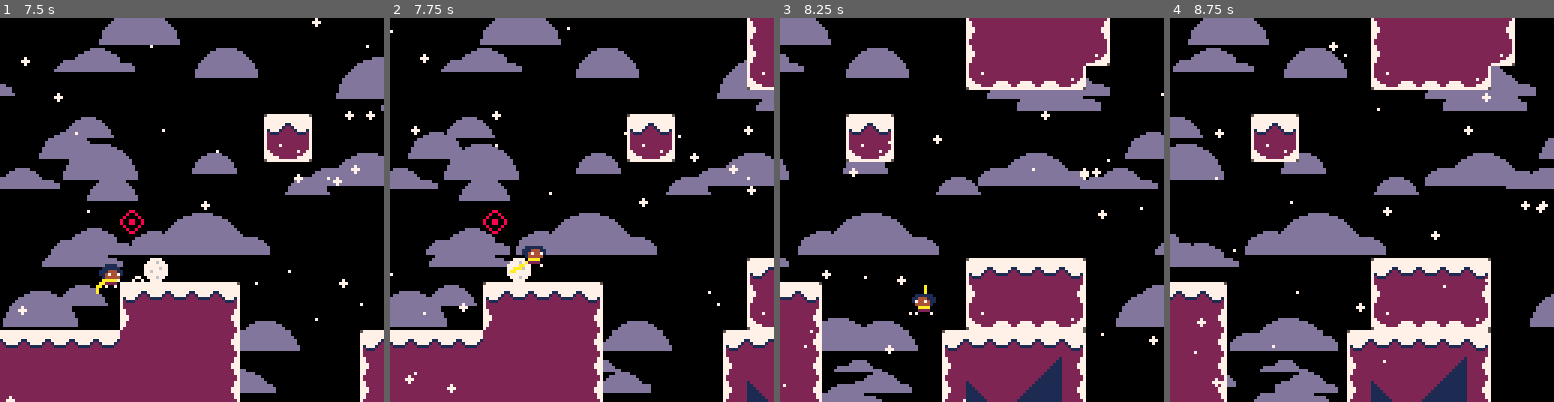
Above: before the commit, frames 1-4 (left to right).
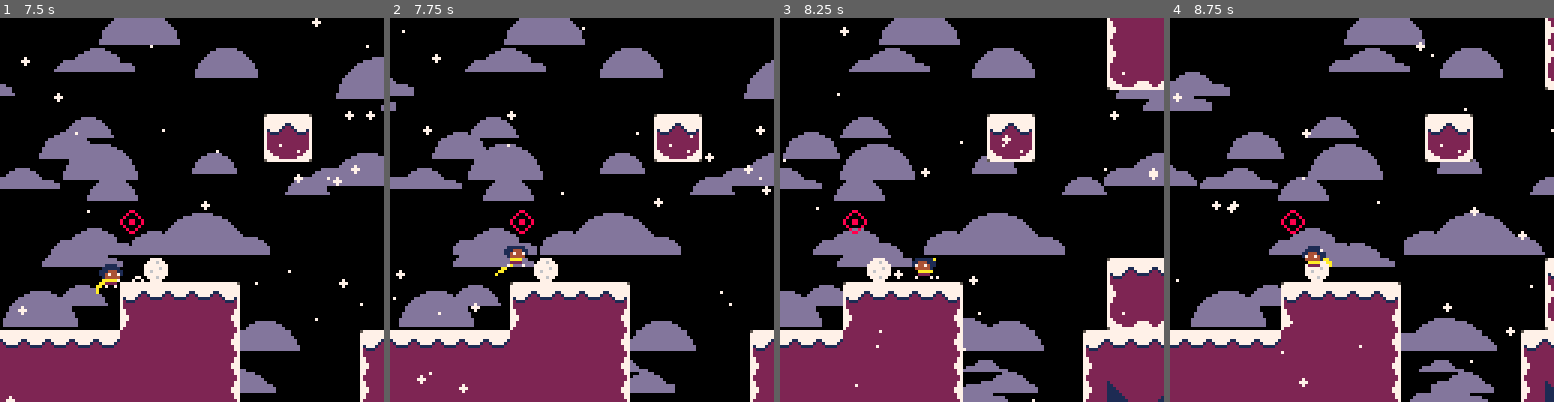
Above: after the commit, the same moments.

Repository: ExOK/Celeste2
Game: PICO-8 cartridge 0.p8
Same seed, same stepped clock (60 frames per second), same inputs: the game is played once before the commit and once after it.
Inputs:
- Up to frame 1 (7.5 s): tap X (X key) at 0.33, 1.07, 1.85, 2.97, 4.08, 5.2, 6.32, 7.43 s; tap O (Z key) at 0.7, 1.7, 2.1, 2.5, 2.9, 3.3, 3.7, 4.1, 4.5, 4.9, 5.3, 5.7, 6.1, 6.5, 6.9, 7.3 s; hold Right 1.6-2.1 s; hold Up 2.15-2.42 s; hold Right 2.47-3.03 s; hold Left 3.08-3.58 s; hold Down 3.63-3.97 s; hold Right 4.02-4.68 s; hold Up 4.73-5.03 s; hold Left 5.08-5.68 s; hold Down 5.73-6.03 s; hold Right 6.08-6.58 s; hold Right 6.63-7.13 s; hold Up 7.18-7.45 s
- Up to frame 2 (7.75 s): hold Right from 7.5 s (still down); tap O (Z key) at 7.7 s
- Up to frame 3 (8.25 s): release Right at 8.07 s; tap O (Z key) at 8.1 s; hold Left from 8.12 s (still down)
- Up to frame 4 (8.75 s): tap O (Z key) at 8.5 s; tap X (X key) at 8.55 s; release Left at 8.62 s; hold Down from 8.67 s (still down)

Frame 1 is identical in both runs. In frame 2, 25% of the frame differs, in the area x 0-100%, y 0-100%; in frame 3, 60%; in frame 4, 56%.

Commit message:
Setting up grapple stuff

Diff:
--- a/player.lua
+++ b/player.lua
@@ -65,12 +65,6 @@
 	for o in all(objects) do
 		if (o.grapple_mode != 0 and o:contains(x, y)) then
 			self.grapple_hit = o
-
-			if (o.grapple_mode == 2) then
-				self.grapple_x = o.x + 4
-				self.grapple_y = o.y + 4
-			end
-
 			return 1
 		end
 	end
@@ -264,10 +258,17 @@
 		-- grapple movement
 		for i = 1, 12 do
 			local hit = self:grapple_check(self.grapple_x + self.grapple_dir, self.grapple_y)
+			local mode = self.grapple_hit and self.grapple_hit.grapple_mode or 0
+
 			if (hit == 0) then
 				self.grapple_x += self.grapple_dir
 			elseif (hit == 1) then
-				self.state = 11
+				if (mode == 2) then
+					self.grapple_x = self.grapple_hit.x + 4
+					self.grapple_y = self.grapple_hit.y + 4
+				end
+
+				self.state = mode == 3 and 12 or 11
 				self.grapple_wave = 2
 				self.grapple_boost = false
 				freeze_time = 2
@@ -353,7 +354,14 @@
 	elseif (self.state == 12) then
 		-- grapple pull state
 
-
+		-- grapple wave
+		self.grapple_wave = approach(self.grapple_wave, 0, 0.6)
+
+		-- release
+		if (not input_grapple) then
+			self.state = 0
+			self.grapple_retract = true
+		end
 
 	elseif (self.state == 99) then
 		-- dead state
